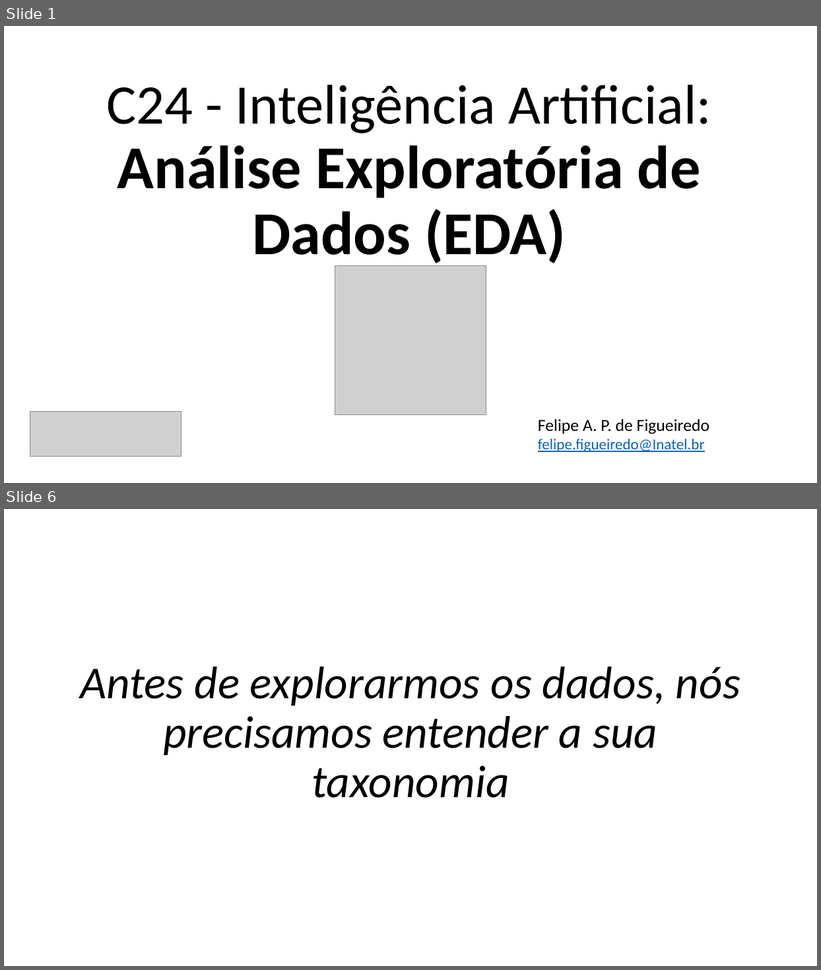
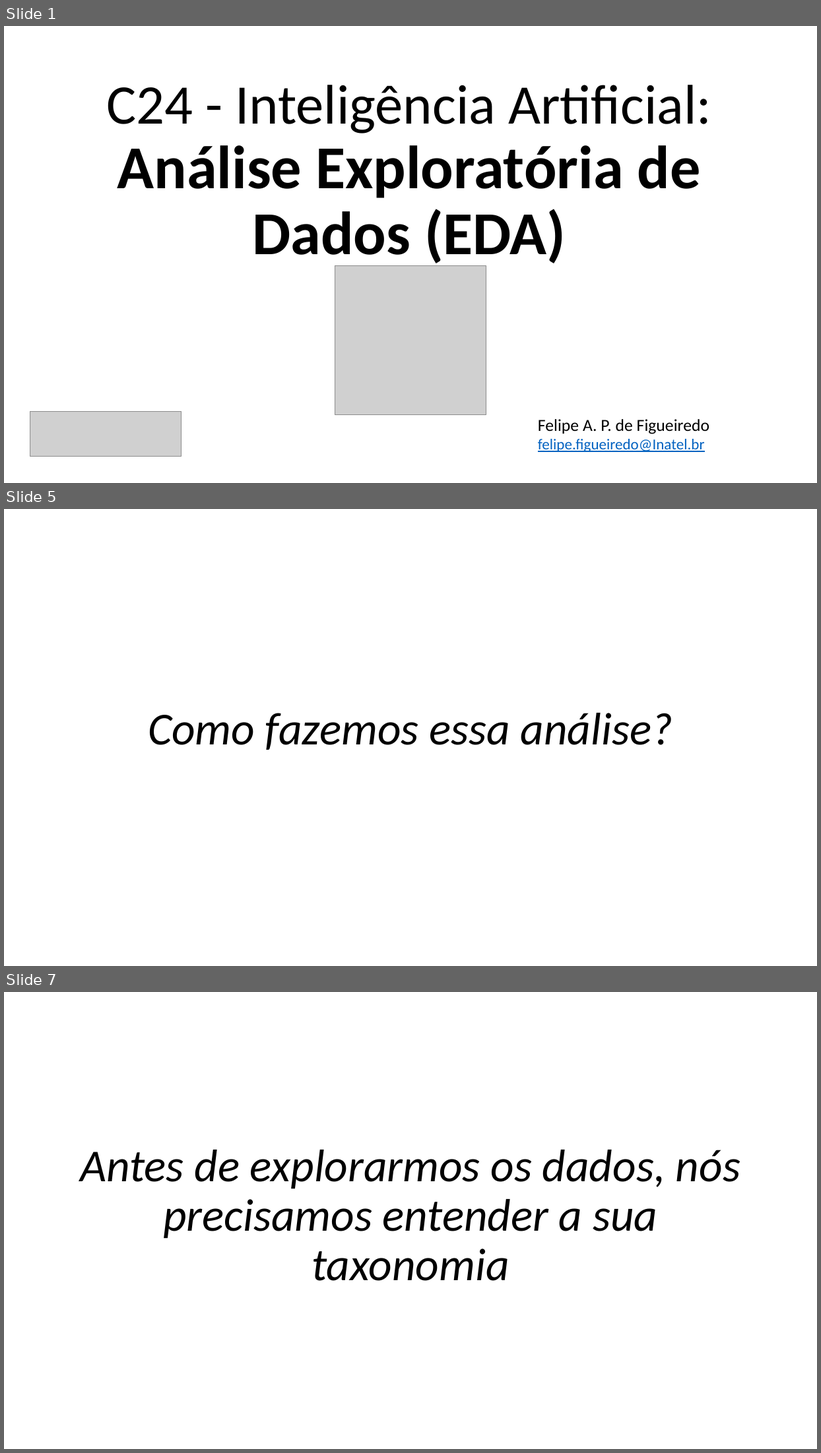
Before and after one commit to zz4fap/c24_inteligencia_artificial, a slide deck: slides/C24_EDA.pptx. Shown one above the other, each under a label of ours: slides 1 and 6 before the commit, slides 1, 5 and 7 after it; the slides between them are not shown. The pictures are 821x970 and 821x1453 pixels, drawn with LibreOffice and Linux fonts; fonts in the diff are those of the drawing; grey boxes stand for pictures. Boxes give left, top, right and bottom in pixels: in the first picture for what was removed or moved away, otherwise in the second. Text is boxed around its words. In the diff, an @@ line names an element or a change of style, - is before the commit and + after.

```diff
--- a/slides/C24_EDA.pptx
+++ b/slides/C24_EDA.pptx
@@ slide 5 added at <box>4,509,817,966</box>, background #FFFFFF @@
@@ text added at <box>148,713,673,750</box>, 54 pt, text #000000, italic @@
+Como fazemos essa análise?
@@ what was slide 6 is now slide 7 @@
```
Also in this commit, not shown: 17 slides changed, 2 other slides added, 1 other file.
